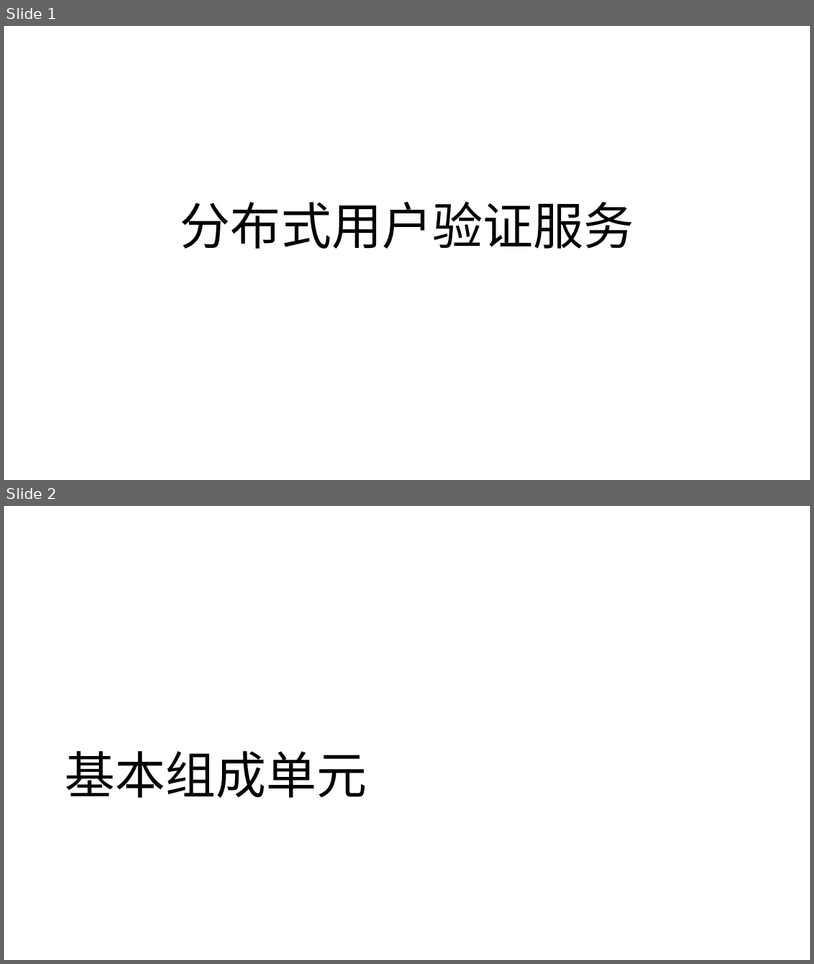
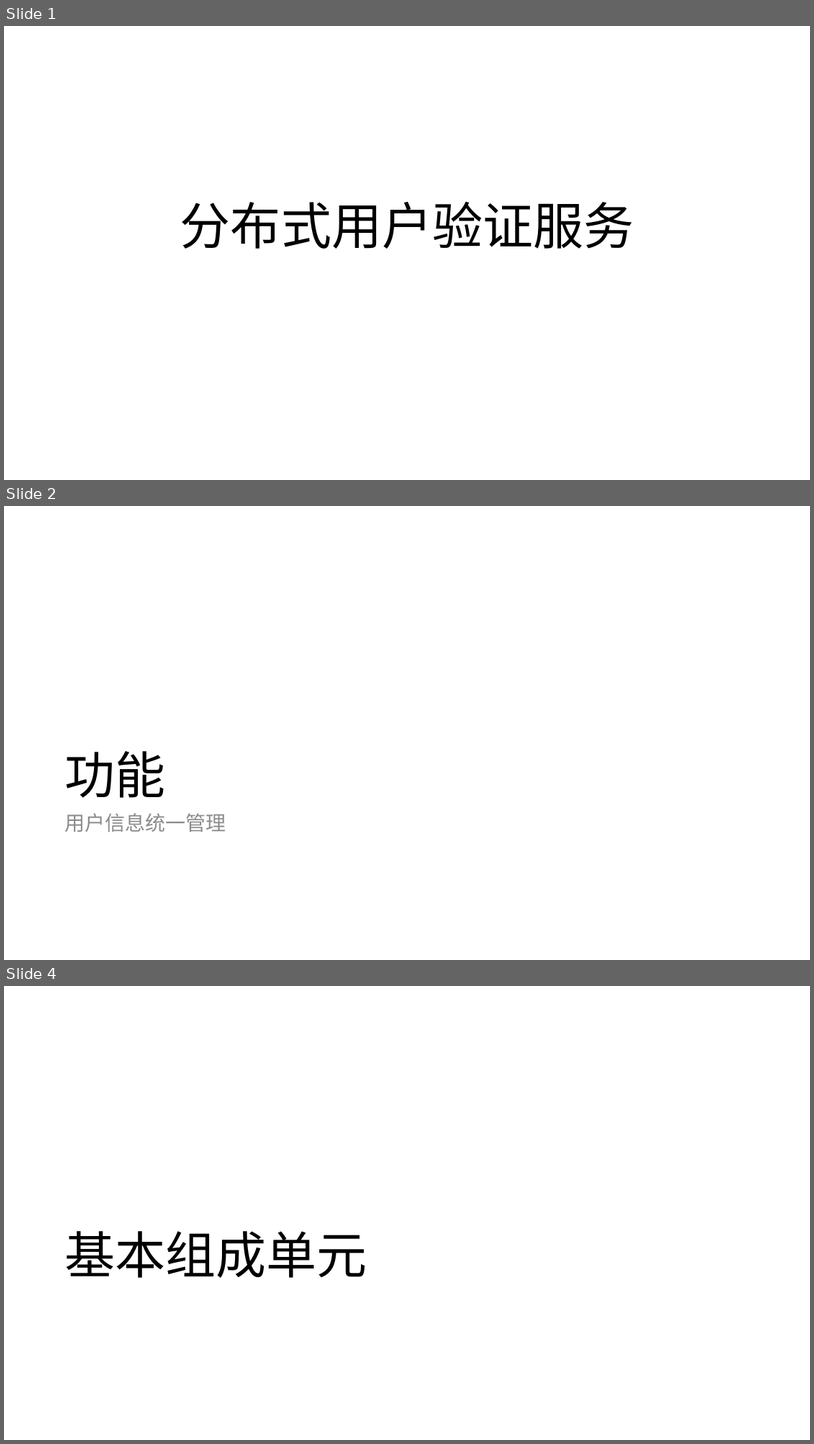
Before and after one commit to WuXiSTC/UserAuth, a slide deck: 设计图.pptx. Shown one above the other, each under a label of ours: slides 1 and 2 before the commit, slides 1, 2 and 4 after it; the slides between them are not shown. The pictures are 814x964 and 814x1444 pixels, drawn with LibreOffice and Linux fonts; fonts in the diff are those of the drawing. Boxes give left, top, right and bottom in pixels: in the first picture for what was removed or moved away, otherwise in the second. Text is boxed around its words. In the diff, an @@ line names an element or a change of style, - is before the commit and + after.

```diff
--- a/设计图.pptx
+++ b/设计图.pptx
@@ slide 2 added at bbox=[4, 506, 810, 960], background #FFFFFF @@
@@ title added at bbox=[65, 751, 166, 798], 60 pt, text #000000 @@
+功能
@@ text added at bbox=[65, 813, 226, 831], 24 pt, text #8C8C8C @@
+用户信息统一管理
@@ what was slide 2 is now slide 4 @@
```
Also in this commit, not shown: 1 other slide added, 2 other files.
